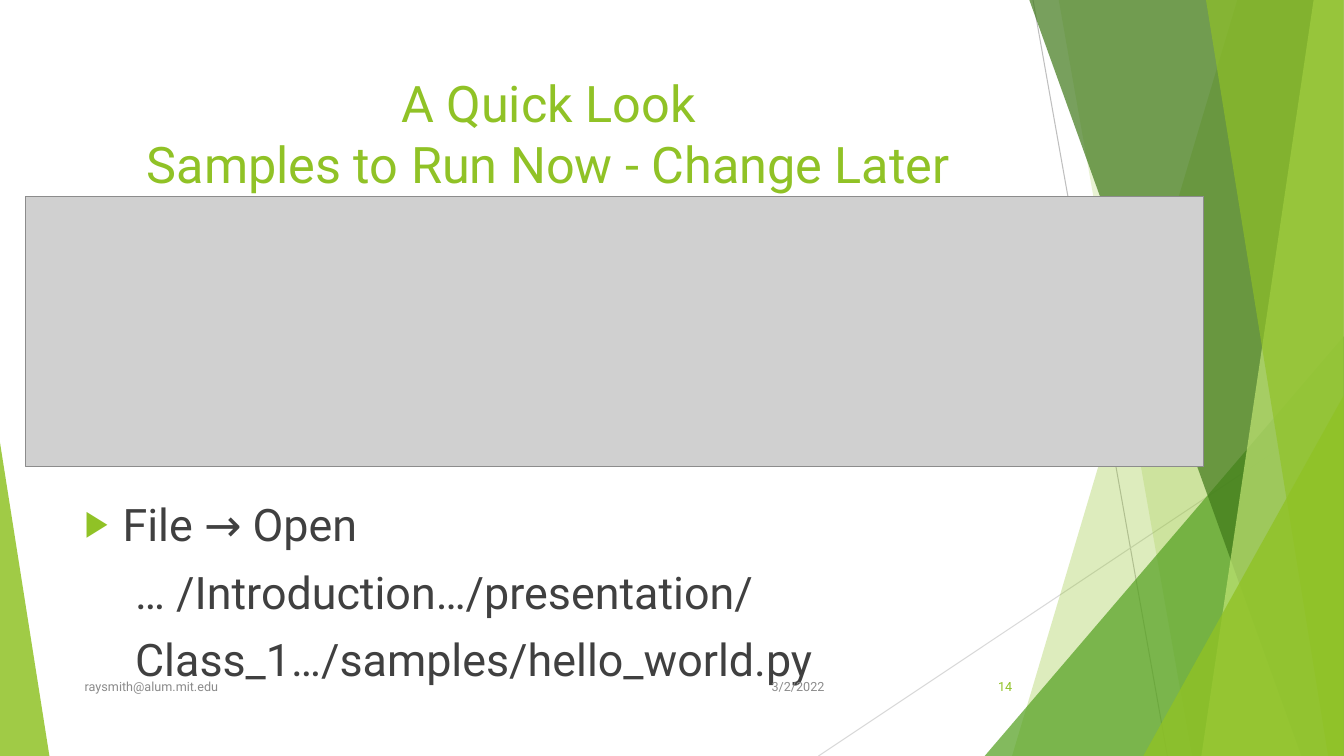
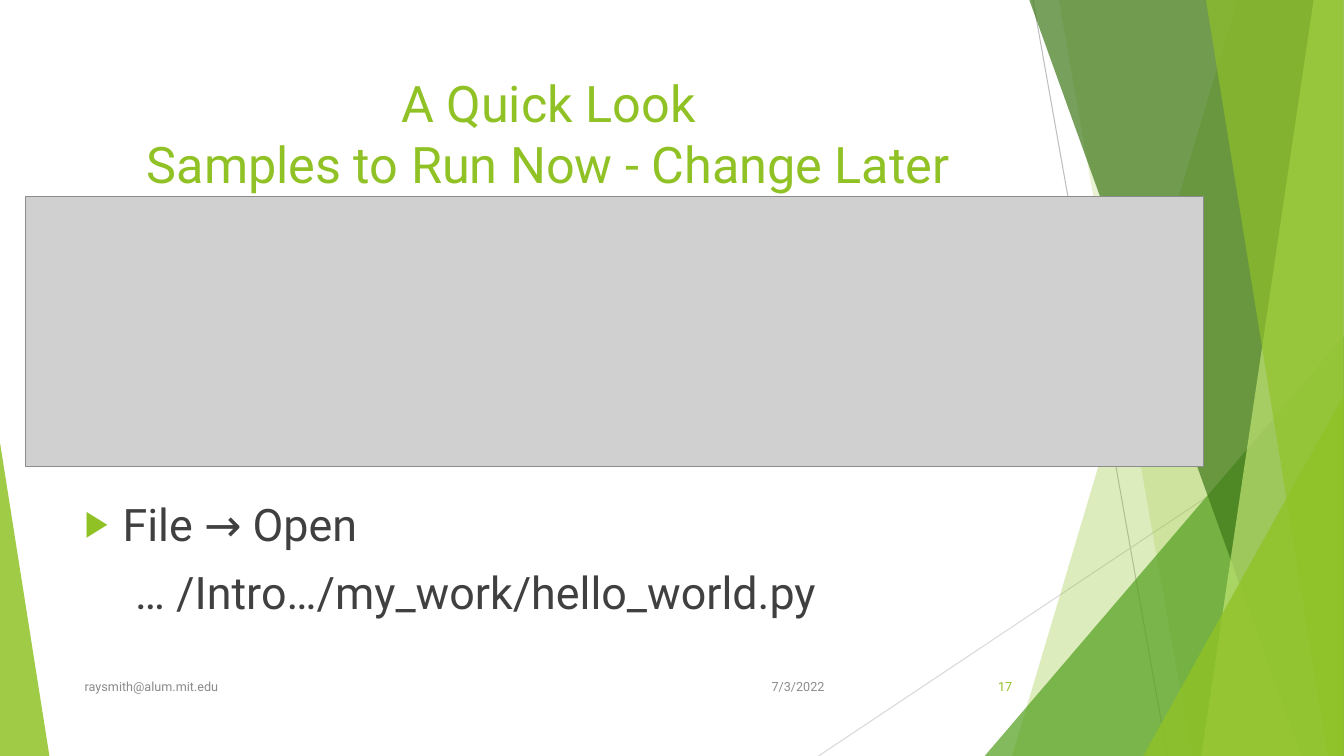
Before and after one commit to raysmith619/Introduction-To-Programming, a slide deck: slide 17 of presentation/Class_1_Introduction/Class_1_Introduction.pptx (slide 14 before the commit). Drawn at 1344x756 pixels with LibreOffice and Linux fonts; fonts in the diff are those of the drawing; grey boxes stand for pictures. Boxes give left, top, right and bottom in pixels: in the first picture for what was removed or moved away, otherwise in the second. Text is boxed around its words. In the diff, an @@ line names an element or a change of style, - is before the commit and + after.

```diff
--- a/presentation/Class_1_Introduction/Class_1_Introduction.pptx
+++ b/presentation/Class_1_Introduction/Class_1_Introduction.pptx
@@ text at [176, 575, 815, 619]: text changed @@
-… /Introduction…/presentation/
-Class_1…/samples/hello_world.py
+… /Intro…/my_work/hello_world.py
@@ text at [772, 682, 825, 692]: text changed @@
-3/2/2022
+7/3/2022
@@ page number at [998, 682, 1012, 691]: text changed @@
-14
+17
```
Also in this commit, not shown: 38 other slides changed, 2 slides added, 1 slide removed, 11 other files.
